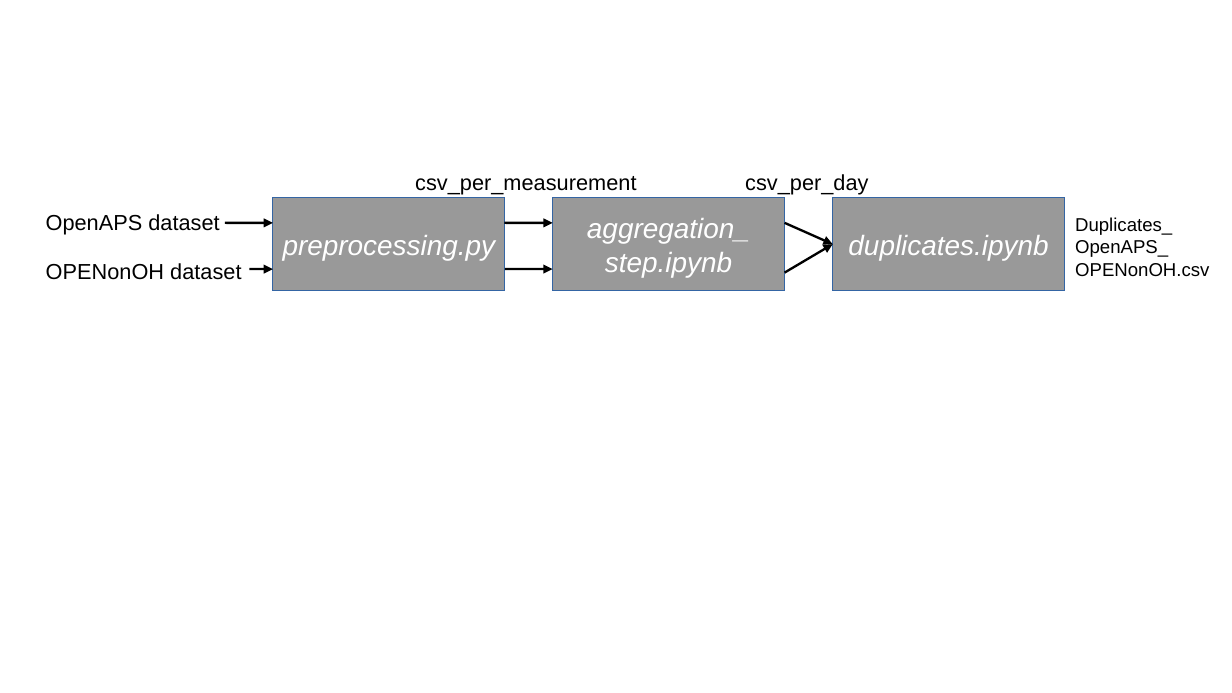
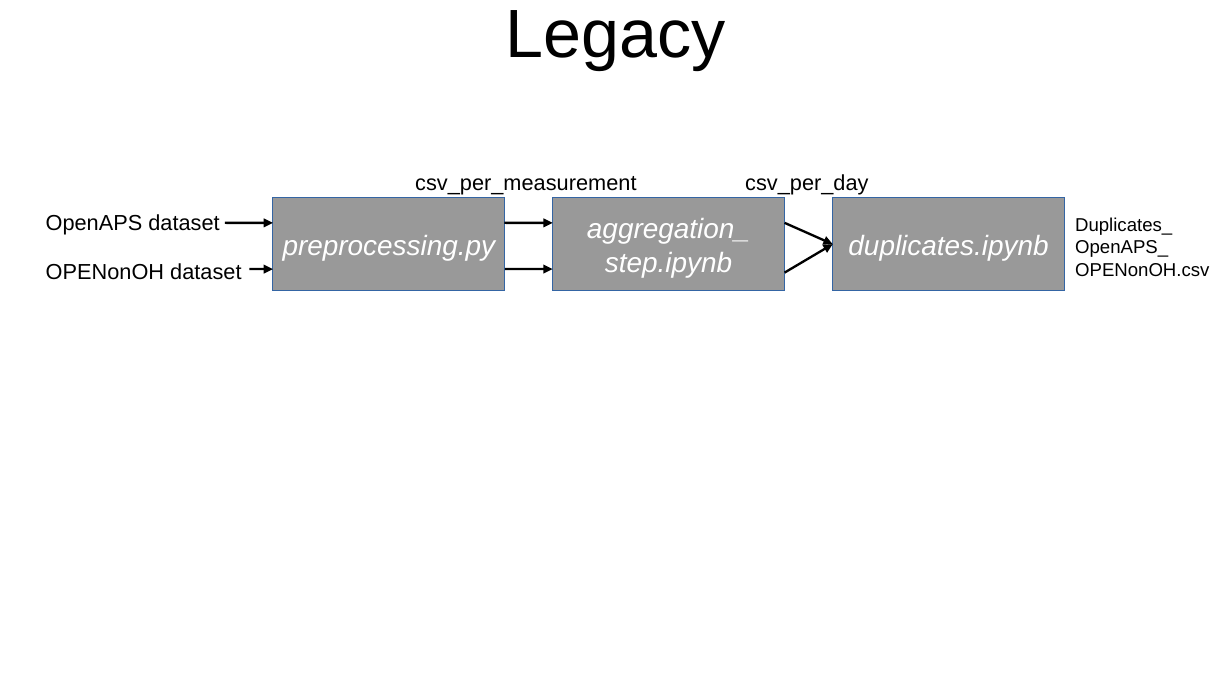
Before and after one commit to berndreinhold/datadriven_dedup, a slide deck: slide 4 of doc/process_flow.odp (slide 1 before the commit). Drawn at 1232x693 pixels with LibreOffice and Linux fonts; fonts in the diff are those of the drawing. Boxes give left, top, right and bottom in pixels: in the first picture for what was removed or moved away, otherwise in the second. Text is boxed around its words. In the diff, an @@ line names an element or a change of style, - is before the commit and + after.

```diff
--- a/doc/process_flow.odp
+++ b/doc/process_flow.odp
@@ title added at (506,10,726,70), 44 pt, text #000000 @@
+Legacy
```
Also in this commit, not shown: 1 other slide changed, 1 other file.
